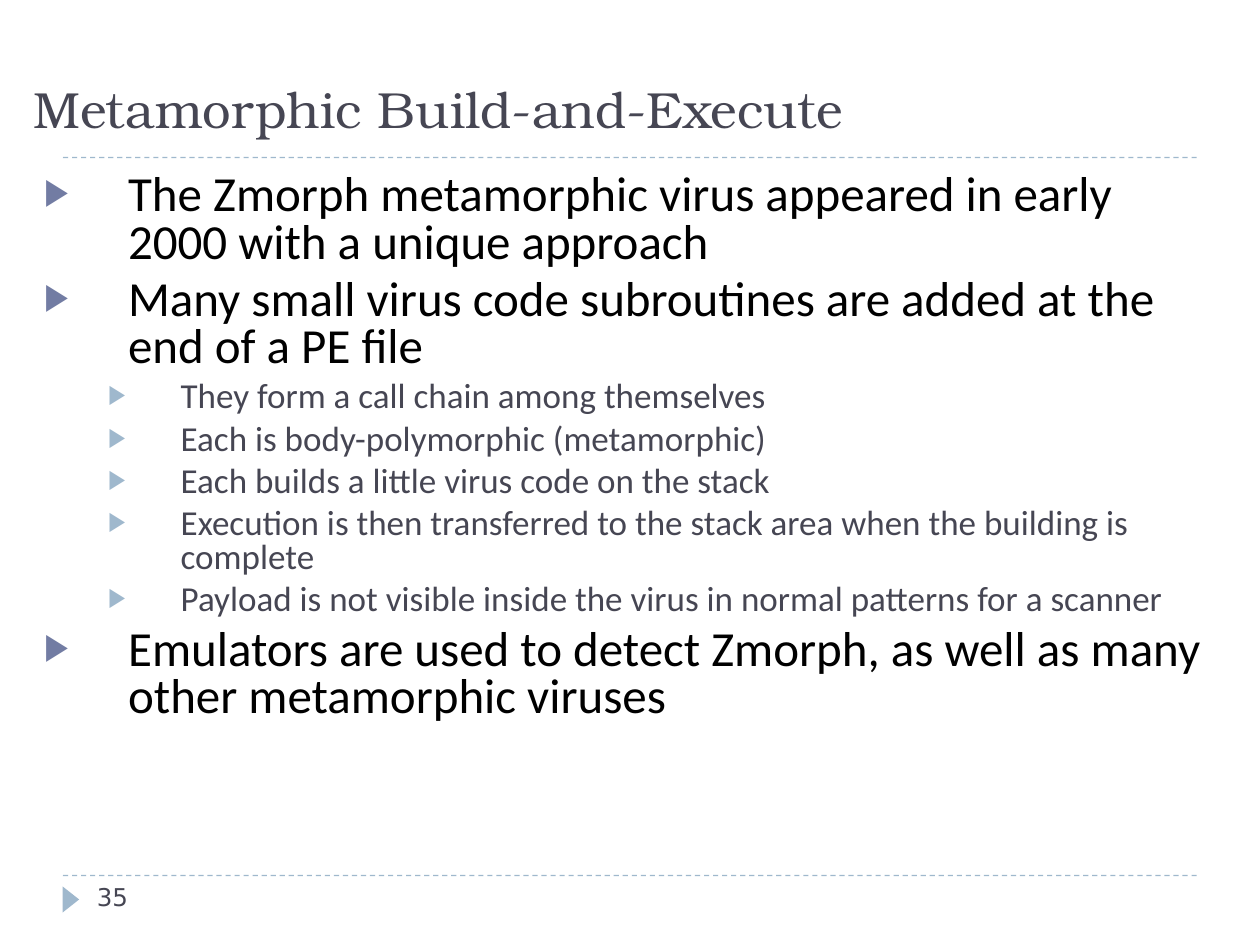
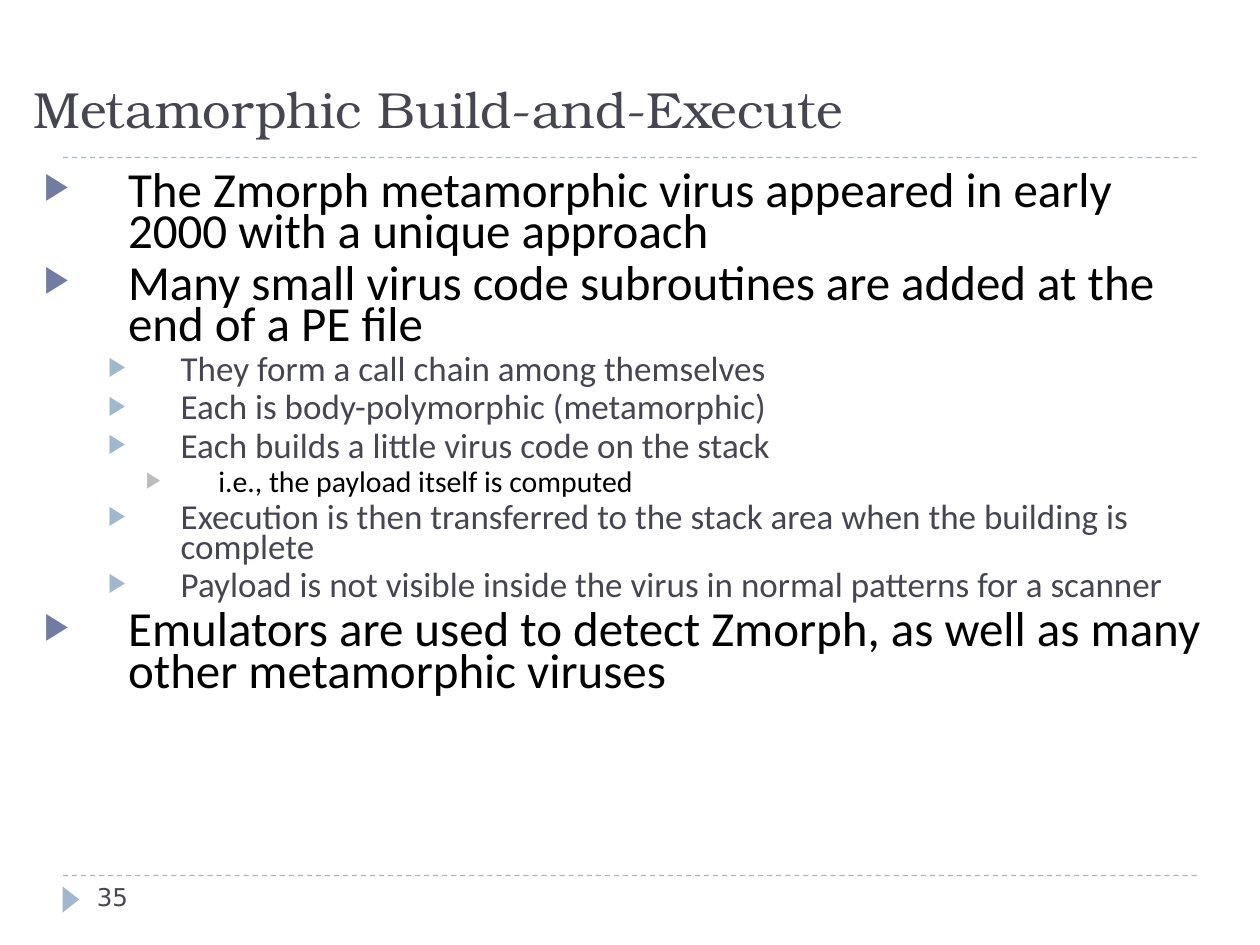
Before and after one commit to harrisonwl/harrisonwl.github.io, a slide deck: slide 35 of assets/courses/malware/spring2017/slides/FinalWeeks/PolyMetamorphic.ppt. Drawn at 1260x945 pixels with LibreOffice and Linux fonts; fonts in the diff are those of the drawing. Boxes give left, top, right and bottom in pixels: in the first picture for what was removed or moved away, otherwise in the second. Text is boxed around its words. In the diff, an @@ line names an element or a change of style, - is before the commit and + after.

```diff
--- a/assets/courses/malware/spring2017/slides/FinalWeeks/PolyMetamorphic.ppt
+++ b/assets/courses/malware/spring2017/slides/FinalWeeks/PolyMetamorphic.ppt
@@ text at [128, 173, 1201, 696]: line spacing 0.8 to 0.7 @@
@@ text at [218, 471, 632, 497]: paragraph added @@
+    ▶ i.e., the payload itself is computed
```
Also in this commit, not shown: 32 other slides changed, 6 other files.
